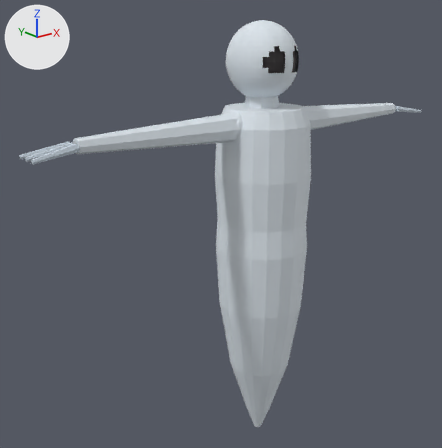
An edit to the FBX model Assets/Resources/Bodies/Ghost.fbx, drawn before and after from the same camera.
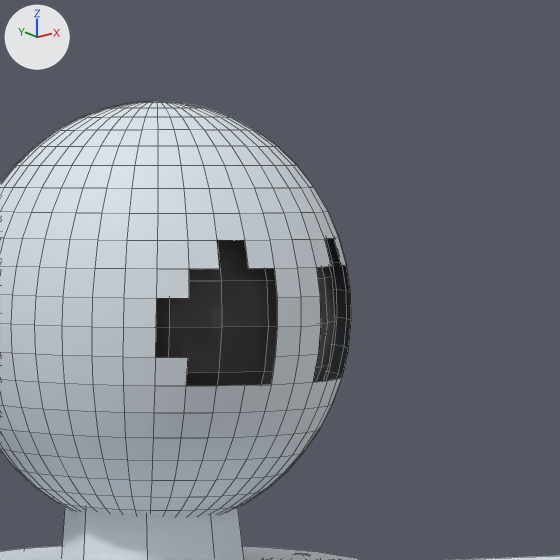
Each version appears first whole from a 50 mm lens placed at (-0.899, -0.972, 0.962), pointed at (-0.064, 0.072, 0.544), and next in a close-up on the part from 53% to 76% of the width and 0% to 24% of the height. Arrows for +X, +Y and +Z are at upper left; the lights stay in place. The first two pictures are the older version. The close-ups show mesh edges as thin lines. Vertices at exactly the same position are counted once.

Before the edit, the objects in view are built like this:
```python
me_ghostmesh = bpy.data.meshes.new('GhostMesh')
me_ghostmesh.from_pydata(...)  # 1749 vertices, 1696 faces; spans x -0.531..0.531, y -0.102..0.11, z 0.018..0.986
# faces by material slot: [1340, 48, 308]
me_ghostmesh.materials.append(mat_spirit)  # white #dfe7ee
me_ghostmesh.materials.append(mat_spirit_dim)  # pale blue #c5d1dd
me_ghostmesh.materials.append(mat_hollow)  # dark grey #353032
ob_ghostmesh = bpy.data.objects.new('GhostMesh', me_ghostmesh)
ob_ghostmesh.location = (0.0, 0.0, 0.0)
```
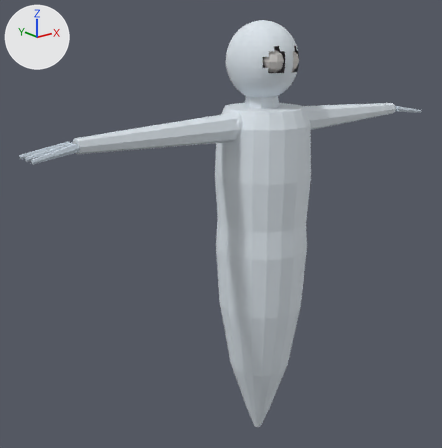
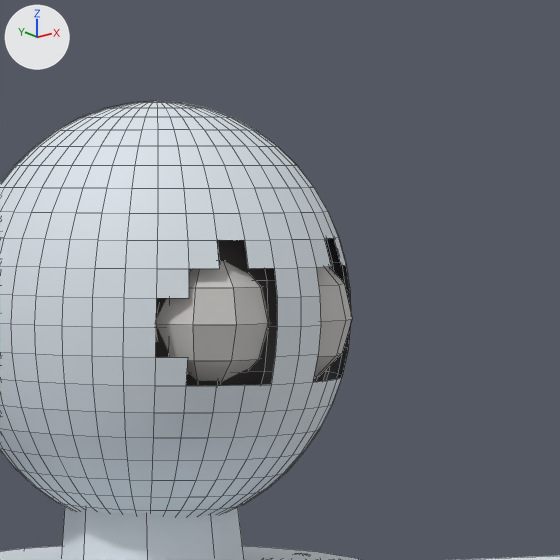
Boxes (x1, y1, x2, y2) around the edits, measured in the close-ups (560 x 560 px):
part 1 of me_ghostmesh, added
    after: (314, 267, 352, 377)
part 2 of me_ghostmesh, added
    after: (156, 260, 270, 382)

The change in detail:
Material 'Eye' (mat_eye) is new.
Its base color is (0.62, 0.6, 0.58) (light grey #cecbc8).
Its roughness is 0.62.
me_ghostmesh is used by ob_ghostmesh; location (0.0, 0.0, 0.0).
me_ghostmesh had 1749 vertices, 1696 faces and spanned x -0.531..0.531, y -0.102..0.11, z 0.018..0.986.
me_ghostmesh now has 1853 vertices, 1816 faces and spans x -0.531..0.531, y -0.102..0.11, z 0.018..0.986.
me_ghostmesh part 1: a new loose piece, a UV sphere (10 segments, 6 rings, poles along z) spanning x -0.006..0.046, y -0.063..-0.014, z 0.88..0.932, in mat_eye (light grey #cecbc8).
me_ghostmesh part 2: a new loose piece, a UV sphere (10 segments, 6 rings, poles along z) spanning x -0.046..0.006, y -0.063..-0.014, z 0.88..0.932, in mat_eye (light grey #cecbc8).
me_ghostmesh gains material mat_eye (light grey #cecbc8).
